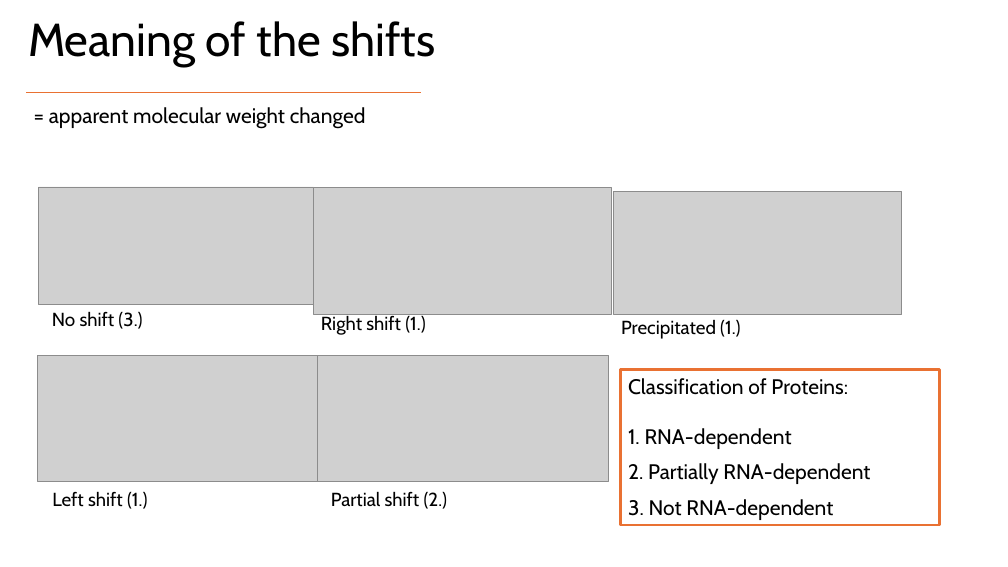
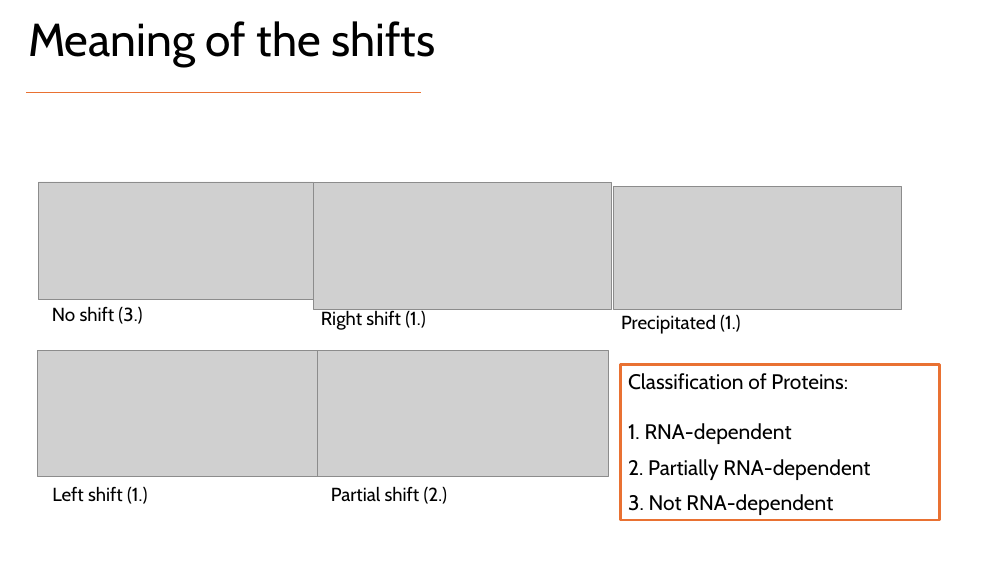
Before and after one commit to MichelaPozzi/2025-topic-03-group-01, a slide deck: slide 3 of Project Proposal Ben.pptx. Drawn at 1008x567 pixels with LibreOffice and Linux fonts; fonts in the diff are those of the drawing; grey boxes stand for pictures. Boxes give left, top, right and bottom in pixels: in the first picture for what was removed or moved away, otherwise in the second. Text is boxed around its words. In the diff, an @@ line names an element or a change of style, - is before the commit and + after.

```diff
--- a/Project Proposal Ben.pptx
+++ b/Project Proposal Ben.pptx
@@ text removed at (49, 107, 366, 129) @@
-= apparent molecular weight changed
@@ 5 pictures, 5 texts, 1 rectangle: place and size @@
-5 pictures, 5 texts, 1 rectangle at (38, 187, 940, 525)
+5 pictures, 5 texts, 1 rectangle at (38, 182, 940, 520)
```
Also in this commit, not shown: 1 other slide changed.
